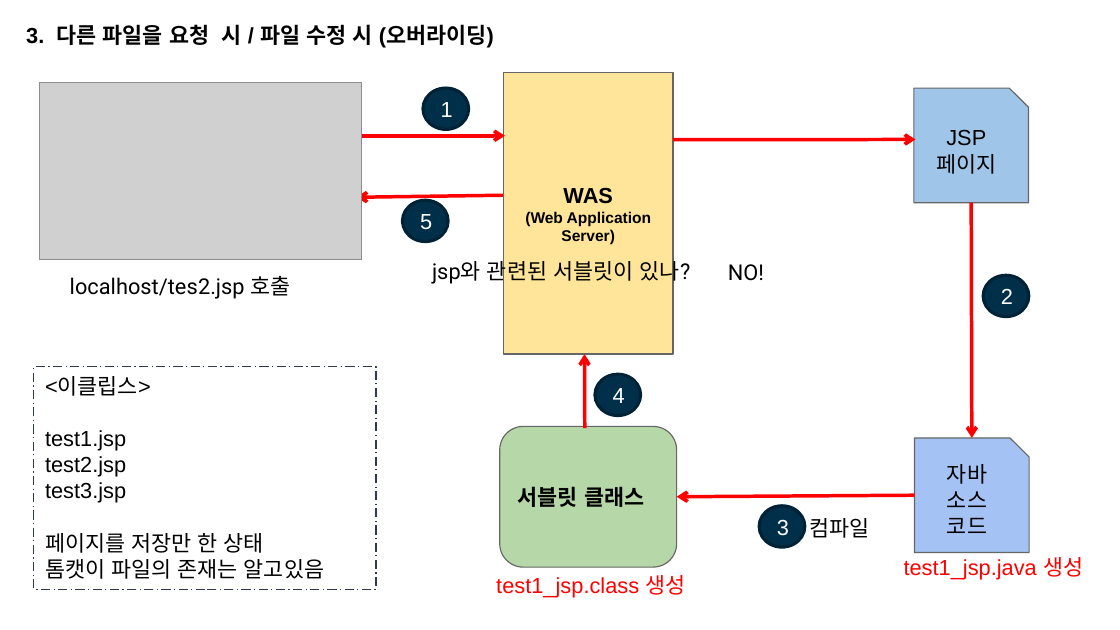
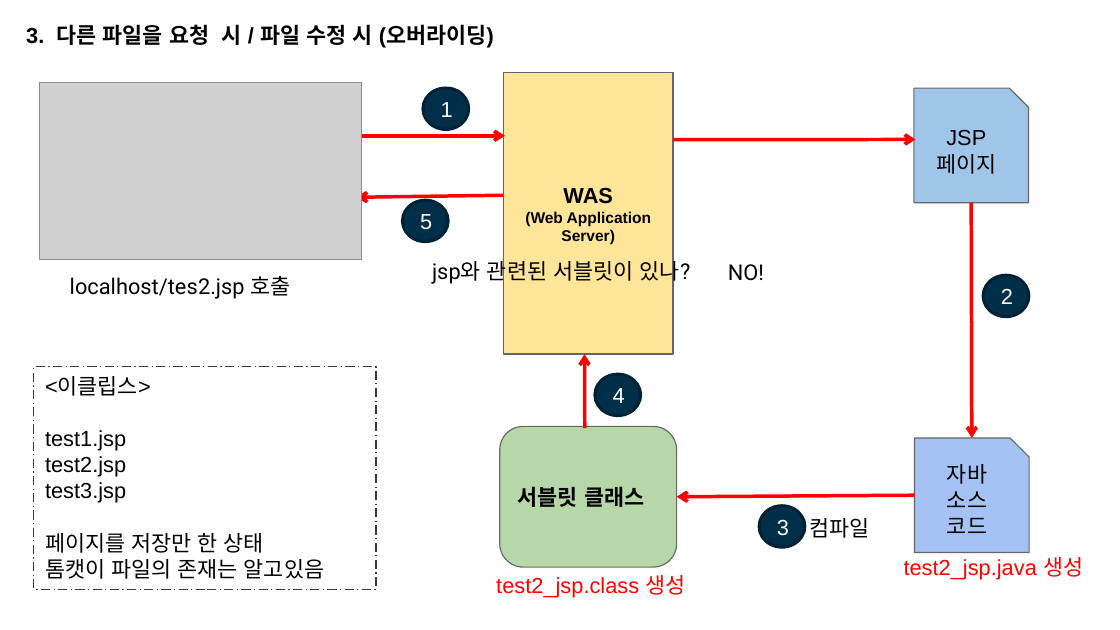
Before and after one commit to RionPark/bdi-homework, a slide deck: slide 7 of src/d191101/joeunae/JSP의 요청 처리 과정_조은애.pptx. Drawn at 1120x630 pixels with LibreOffice and Linux fonts; fonts in the diff are those of the drawing; grey boxes stand for pictures. Boxes give left, top, right and bottom in pixels: in the first picture for what was removed or moved away, otherwise in the second. Text is boxed around its words. In the diff, an @@ line names an element or a change of style, - is before the commit and + after.

```diff
--- a/src/d191101/joeunae/JSP의 요청 처리 과정_조은애.pptx
+++ b/src/d191101/joeunae/JSP의 요청 처리 과정_조은애.pptx
@@ text at box(904, 557, 1083, 579): text changed @@
-test1_jsp.java 생성
+test2_jsp.java 생성
@@ text at box(496, 575, 686, 598): text changed @@
-test1_jsp.class 생성
+test2_jsp.class 생성
```
Also in this commit, not shown: 1 other slide changed.
